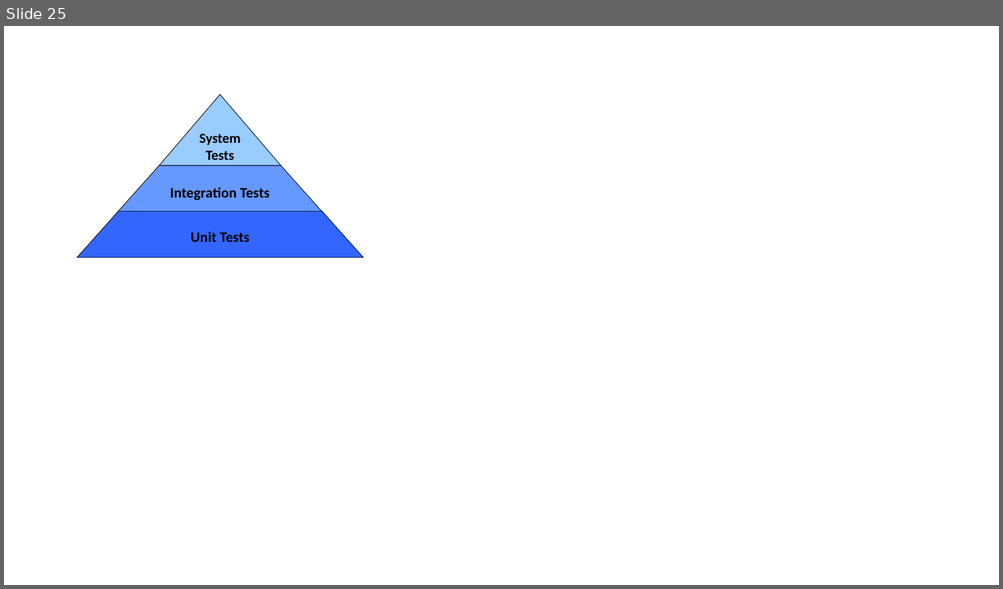
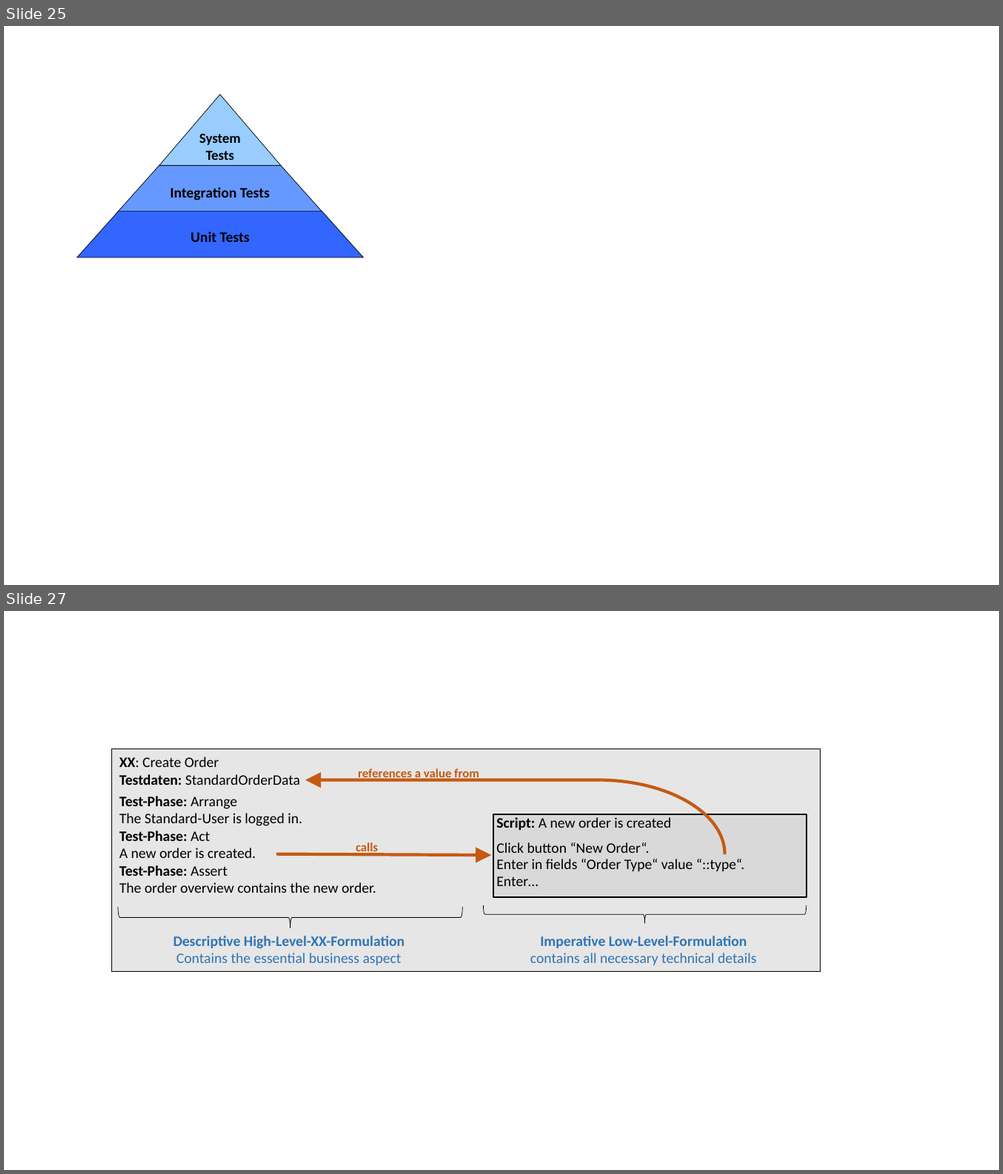
Before and after one commit to iks-gmbh-tools/SysNat, a slide deck: documentation/Figures.pptx. Shown one above the other, each under a label of ours: slide 25 before the commit, slides 25 and 27 after it; the slides between them are not shown. The pictures are 1003x589 and 1003x1174 pixels, drawn with LibreOffice and Linux fonts; fonts in the diff are those of the drawing. Boxes give left, top, right and bottom in pixels: in the first picture for what was removed or moved away, otherwise in the second. Text is boxed around its words. In the diff, an @@ line names an element or a change of style, - is before the commit and + after.

```diff
--- a/documentation/Figures.pptx
+++ b/documentation/Figures.pptx
@@ slide 27 added at bbox=[4, 611, 999, 1170], background #FFFFFF @@
@@ rectangle added at bbox=[112, 750, 820, 972], fill #E7E6E6, outline #000000 0.75 pt, 14 pt, text #000000 @@
+XX: Create Order
+Testdaten: StandardOrderData
+Test-Phase: Arrange
+The Standard-User is logged in.
+Test-Phase: Act
+A new order is created.
+Test-Phase: Assert
+The order overview contains the new order.
@@ arrow added from (602, 780) to (305, 780), #C55A11 3 pt @@
@@ text added at bbox=[358, 768, 479, 781], 12 pt, text #C55A11, bold @@
+references a value from
@@ arc (boxed as its full ellipse) added at bbox=[471, 780, 725, 929], outline #C55A11 3 pt @@
@@ rectangle added at bbox=[493, 815, 806, 897], fill #D9D9D9, outline #000000 1.5 pt, 14 pt, text #000000 @@
+Script: A new order is created
+Click button “New Order“.
+Enter in fields “Order Type“ value “::type“.
+Enter…
@@ arrow added from (276, 854) to (491, 855), #C55A11 3 pt @@
@@ text added at bbox=[356, 843, 378, 854], 12 pt, text #C55A11, bold @@
+calls
@@ left brace added at bbox=[117, 907, 462, 928], outline #000000 0.5 pt @@
@@ left brace added at bbox=[484, 906, 806, 924], outline #000000 0.5 pt @@
@@ text added at bbox=[173, 936, 404, 965], 14 pt, text #2E75B6, bold @@
+Descriptive High-Level-XX-Formulation
+Contains the essential business aspect
@@ text added at bbox=[530, 936, 756, 965], 14 pt, text #2E75B6 @@
+Imperative Low-Level-Formulation
+contains all necessary technical details
```
Also in this commit, not shown: 2 other slides added, 3 other files.
